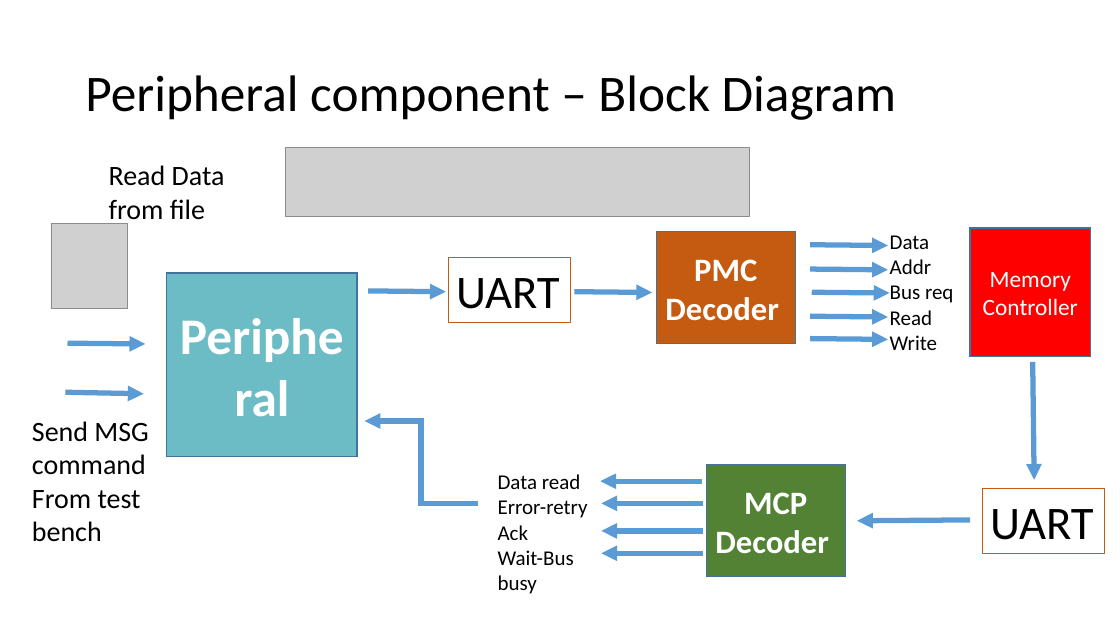
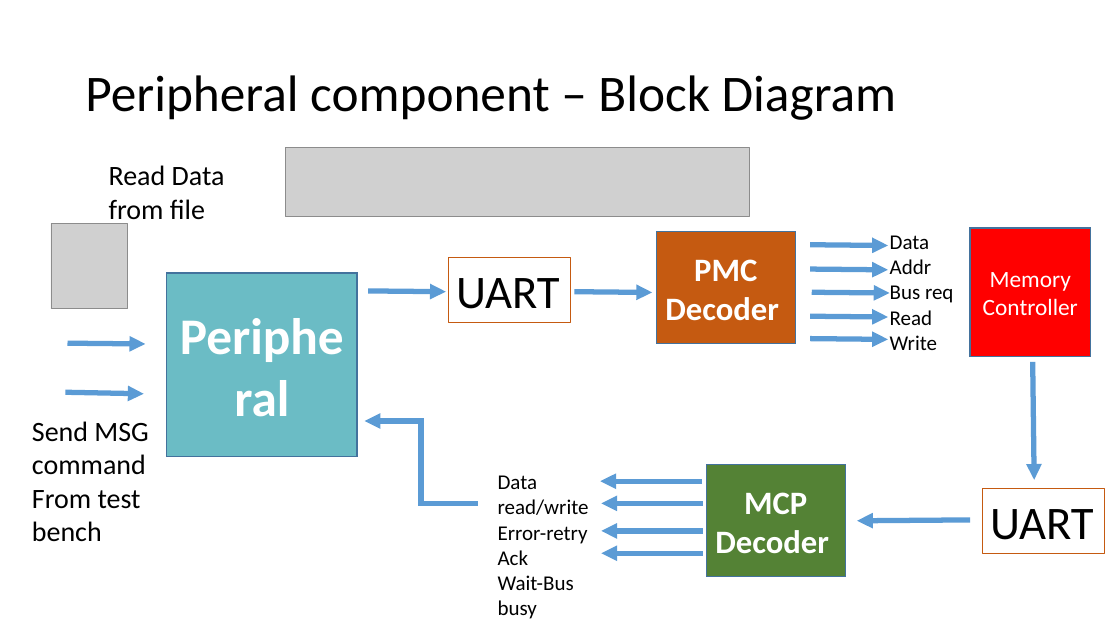
Before and after one commit to md710644/finalarquicompu, a slide deck: slide 3 of Diseno_final_arq.pptx. Drawn at 1120x630 pixels with LibreOffice and Linux fonts; fonts in the diff are those of the drawing; grey boxes stand for pictures. Boxes give left, top, right and bottom in pixels: in the first picture for what was removed or moved away, otherwise in the second. Text is boxed around its words. In the diff, an @@ line names an element or a change of style, - is before the commit and + after.

```diff
--- a/Diseno_final_arq.pptx
+++ b/Diseno_final_arq.pptx
@@ text at <box>498,475,589,515</box>: text changed @@
-Data read
+Data read/write
```
Also in this commit, not shown: 2 other slides changed.
